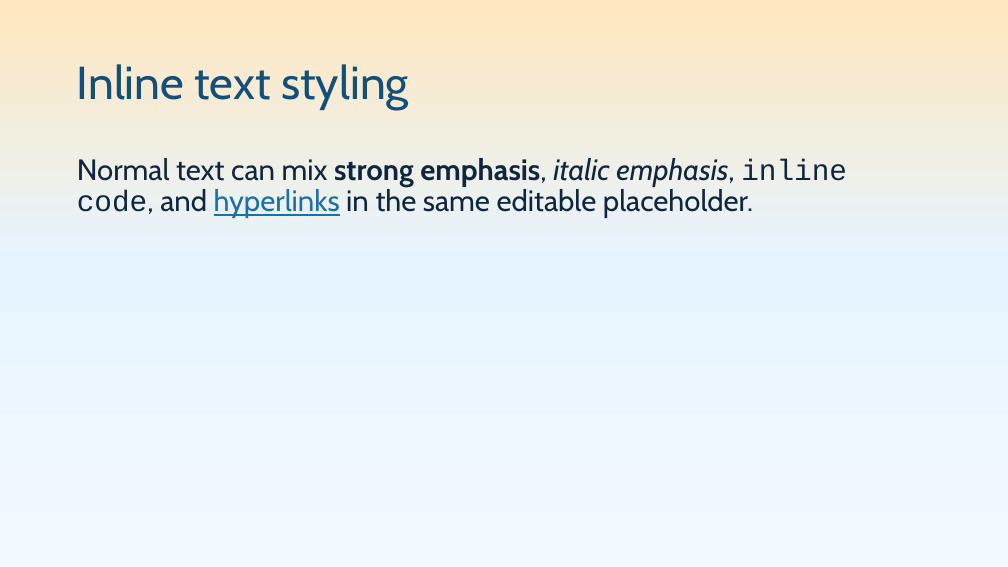
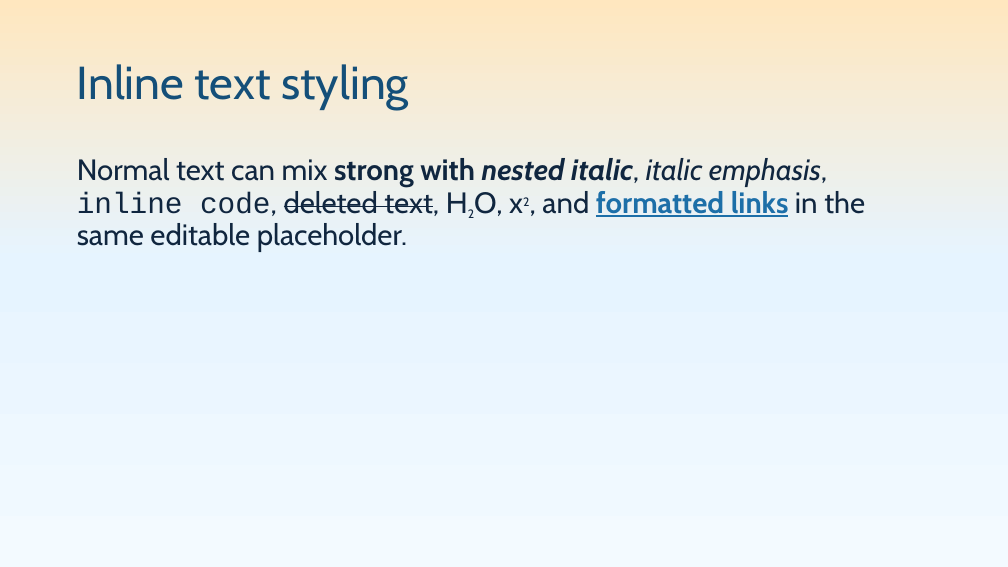
Before and after one commit to pseudosavant/markdown-pptx, a slide deck: slide 17 of sample/showcase.pptx. Drawn at 1008x567 pixels with LibreOffice and Linux fonts; fonts in the diff are those of the drawing. Boxes give left, top, right and bottom in pixels: in the first picture for what was removed or moved away, otherwise in the second. Text is boxed around its words. In the diff, an @@ line names an element or a change of style, - is before the commit and + after.

```diff
--- a/sample/showcase.pptx
+++ b/sample/showcase.pptx
@@ text at box(77, 158, 865, 252): text changed @@
-Normal text can mix strong emphasis, italic emphasis, inline code, and hyperlinks in the same editable placeholder.
+Normal text can mix strong with nested italic, italic emphasis, inline code, deleted text, H2O, x2, and formatted links in the same editable placeholder.
```
Also in this commit, not shown: 7 other slides changed, 3 slides added, 16 other files.
